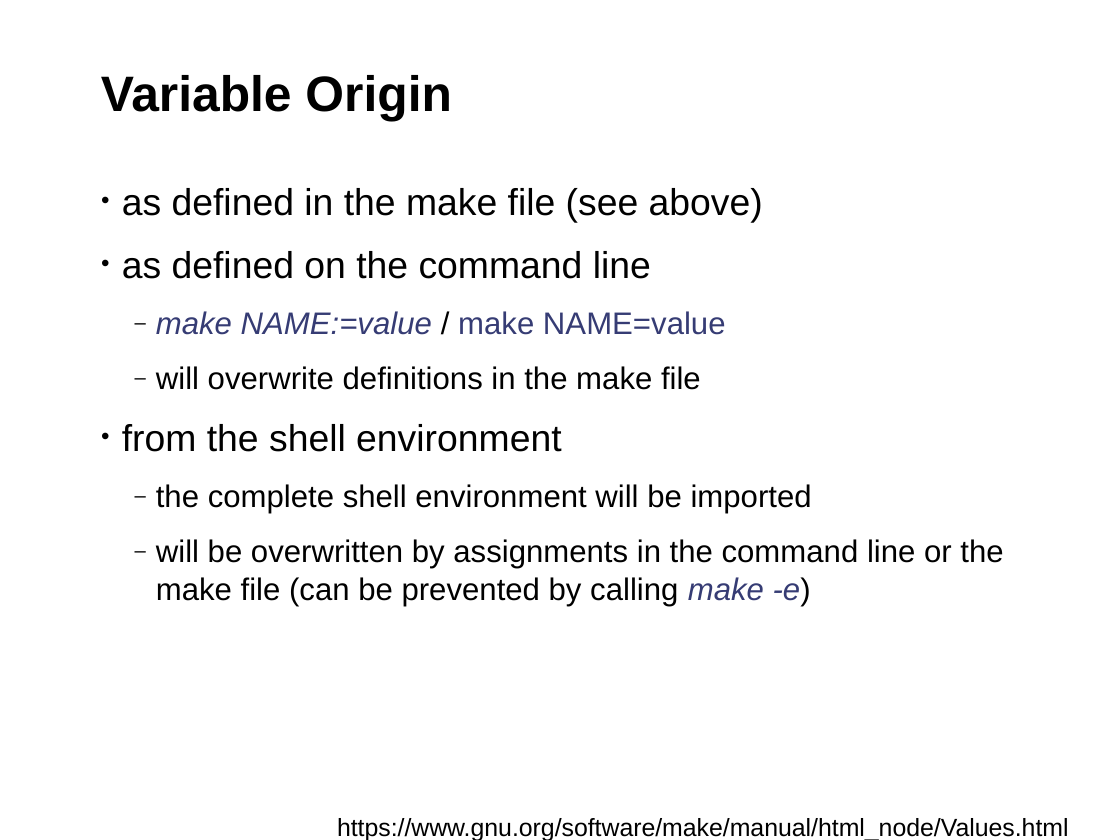
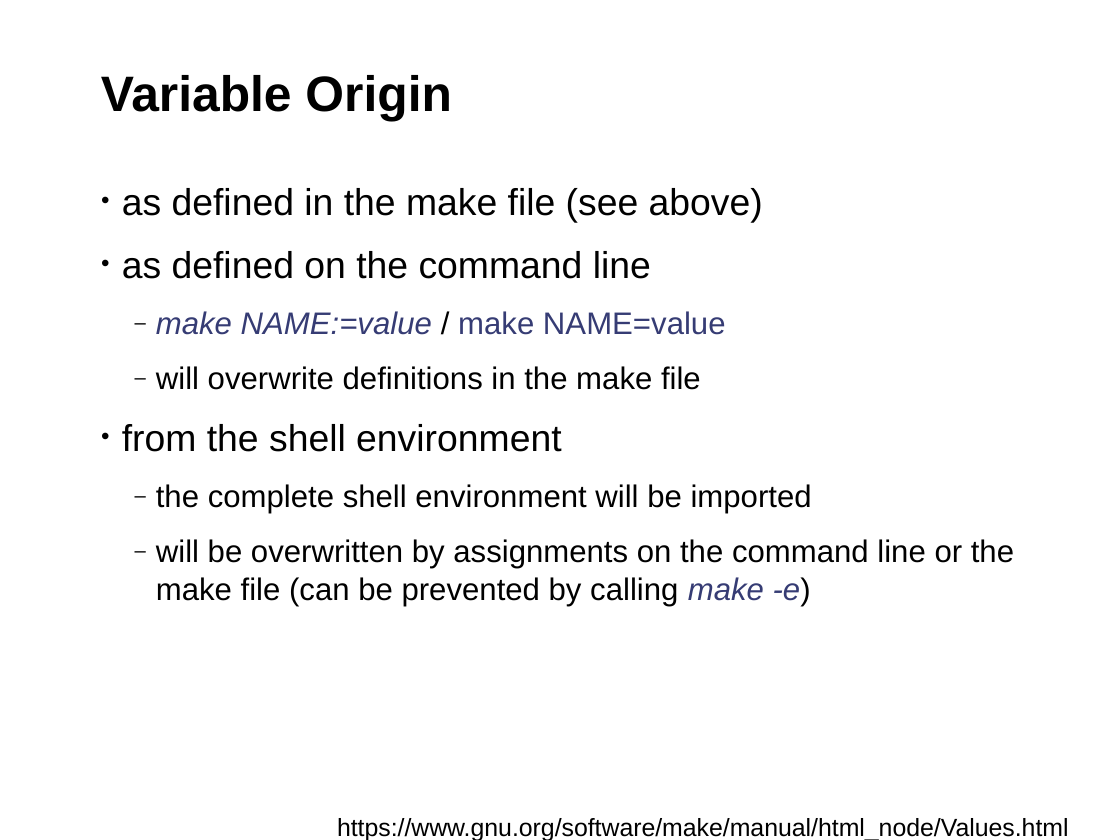
Before and after one commit to fsundermeyer/GNU_make_workshop, a slide deck: slide 18 of Presentation_GNU_make_workshop.odp. Drawn at 1120x840 pixels with LibreOffice and Linux fonts; fonts in the diff are those of the drawing; background and template pictures are left out. Boxes give left, top, right and bottom in pixels: in the first picture for what was removed or moved away, otherwise in the second. Text is boxed around its words. In the diff, an @@ line names an element or a change of style, - is before the commit and + after.

```diff
--- a/Presentation_GNU_make_workshop.odp
+++ b/Presentation_GNU_make_workshop.odp
@@ text at box(156, 539, 1014, 606): text changed @@
-  ‒ will be overwritten by assignments in the command line or the make file (can be prevented by calling make -e)
+  ‒ will be overwritten by assignments on the command line or the make file (can be prevented by calling make -e)
```
Also in this commit, not shown: 8 other slides changed.
